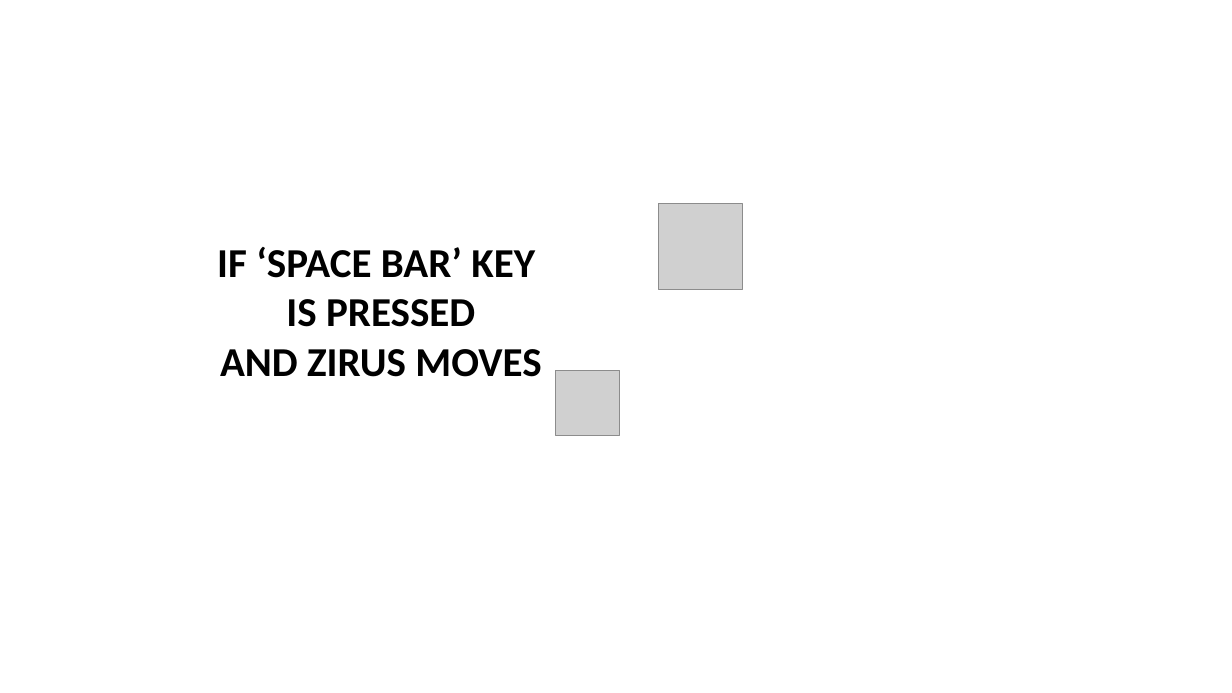
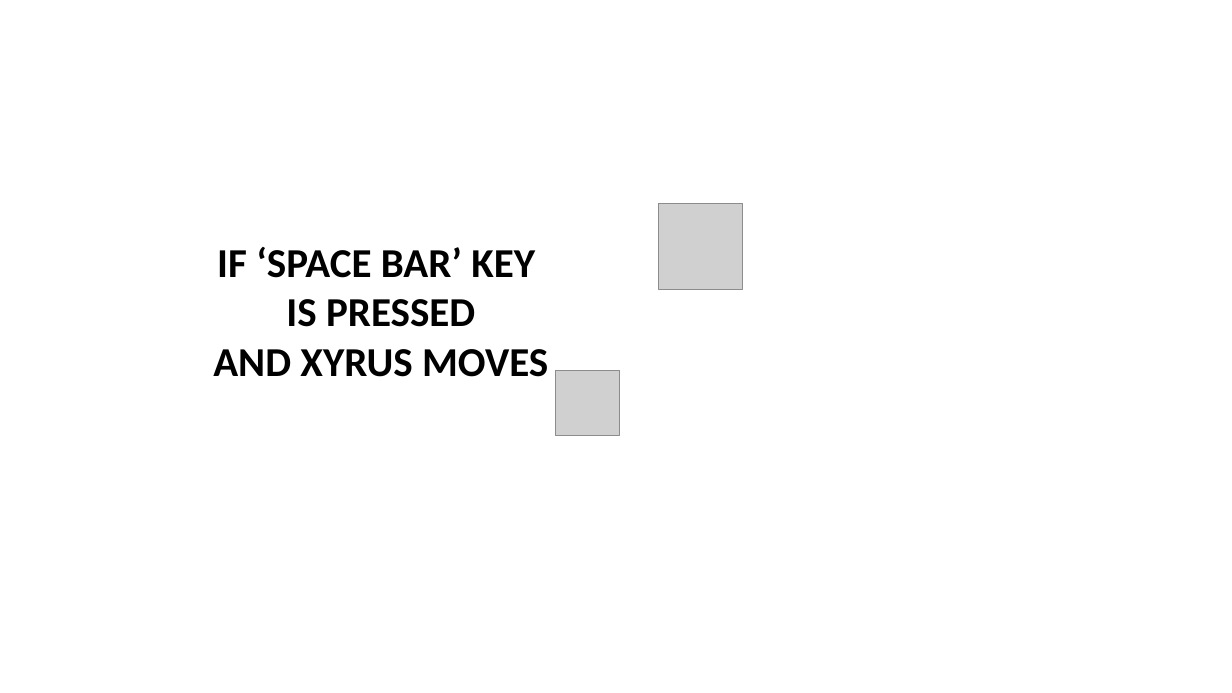
Before and after one commit to Paul-Marte/MyGame, a slide deck: slide 29 of Documents/Xyrus.pptx. Drawn at 1232x693 pixels with LibreOffice and Linux fonts; fonts in the diff are those of the drawing; grey boxes stand for pictures; background and template pictures are left out. Boxes give left, top, right and bottom in pixels: in the first picture for what was removed or moved away, otherwise in the second. Text is boxed around its words. In the diff, an @@ line names an element or a change of style, - is before the commit and + after.

```diff
--- a/Documents/Xyrus.pptx
+++ b/Documents/Xyrus.pptx
@@ text at (213,349,548,377): text changed @@
-AND ZIRUS MOVES
+AND XYRUS MOVES
```
Also in this commit, not shown: 10 other slides changed, 10 slides added, 1 slide removed, 56 other files.
